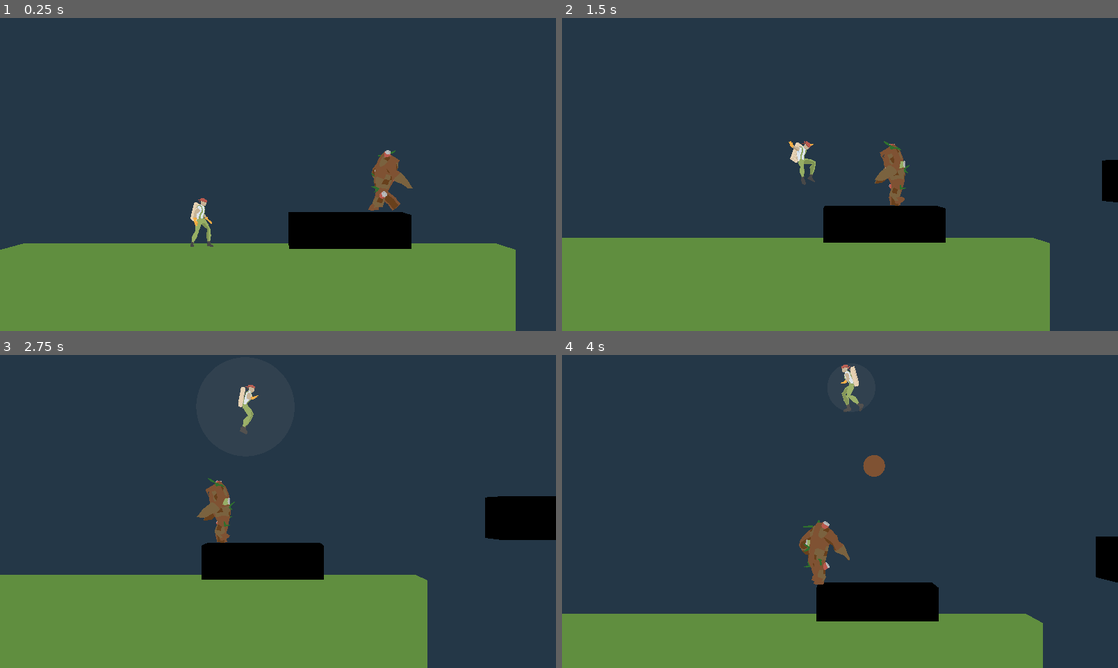
Above: before the commit, frames 1-4 (two rows, left to right).
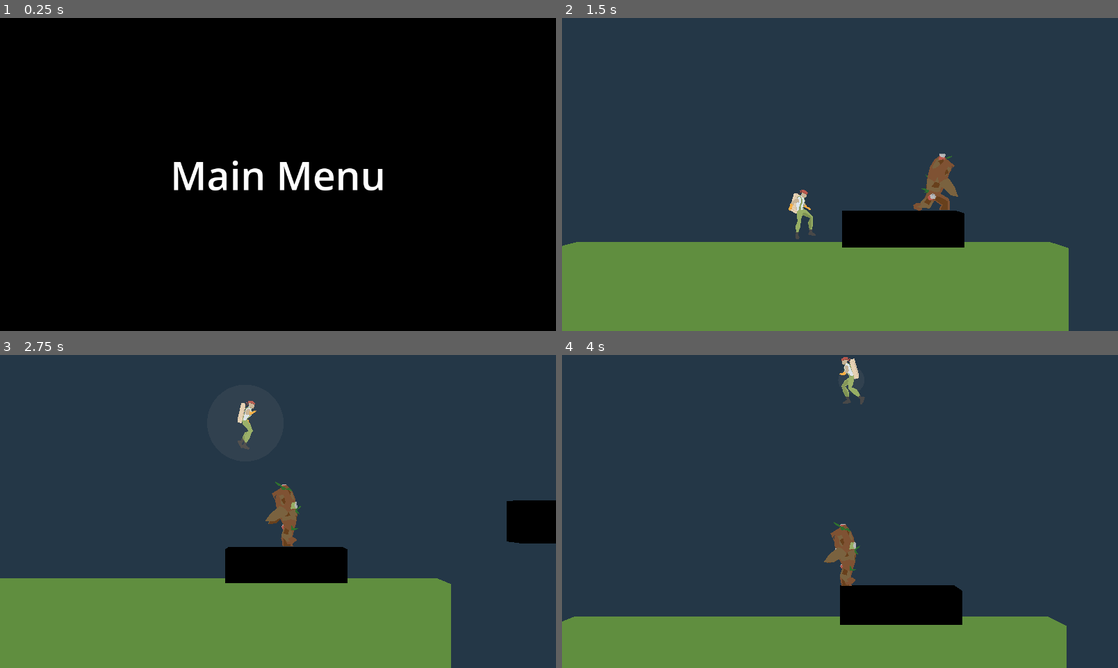
Above: after the commit, the same moments.

Repository: VLauren/BubbleJam
Game: Godot game, scene res://Scenes/main_menu.tscn
The game is run twice, just before and just after one commit, with the same random seed, the same clock (stepped at 60 frames per second) and the same inputs. Before the commit the project starts from res://Scenes/levels/level01.tscn.
Inputs (mouse positions are in pixels of both pictures, inside the frame that each line leads up to):
- Up to frame 1 (0.25 s): no input
- Up to frame 2 (1.5 s): tap Enter (ui_accept) at 0.5, 0.6, 0.77, 1.07 s; move the mouse to (962, 158) at 0.52 s; hold Right (ui_right) 0.53-1.28 s; click (962, 158) at 0.67 s; move the mouse to (728, 190) at 1.27 s; hold Down (ui_down) from 1.28 s (still down); tap F at 1.35 s
- Up to frame 3 (2.75 s): tap Enter (ui_accept) at 1.52, 1.55, 1.82, 2.1 s; move the mouse to (333, 442) at 2.02 s; release Down (ui_down) at 2.03 s; hold Right (ui_right) from 2.03 s (still down)
- Up to frame 4 (4 s): move the mouse to (812, 574) at 2.77 s; release Right (ui_right) at 2.78 s; hold Up (ui_up) 2.78-3.53 s; tap F at 2.85 s; click (812, 574) at 2.92 s; tap Enter (ui_accept) at 3.02, 3.05, 3.32, 3.6, 3.77 s; move the mouse to (1006, 558) at 3.52 s; hold Left (ui_left) from 3.53 s (still down)

The runs differ from the first frame. In frame 1, 97% of the frame differs, in the area x 0-100%, y 0-100%; in frame 2, 5.4%; in frame 3, 5.6%; in frame 4, 5.0%.

Commit message:
logica basica de fin de juego y menu principal

Diff:
--- /dev/null
+++ b/Scenes/end_scene.tscn
@@ -0,0 +1,31 @@
+[gd_scene load_steps=3 format=3 uid="uid://47wm23smu2lp"]
+
+[ext_resource type="Script" path="res://Scripts/end_scene.gd" id="1_cdyy1"]
+
+[sub_resource type="LabelSettings" id="LabelSettings_afx2v"]
+font_size = 91
+
+[node name="End" type="CanvasLayer"]
+script = ExtResource("1_cdyy1")
+
+[node name="ColorRect" type="ColorRect" parent="."]
+anchors_preset = 15
+anchor_right = 1.0
+anchor_bottom = 1.0
+grow_horizontal = 2
+grow_vertical = 2
+color = Color(0, 0, 0, 1)
+
+[node name="Label" type="Label" parent="."]
+anchors_preset = 14
+anchor_top = 0.5
+anchor_right = 1.0
+anchor_bottom = 0.5
+offset_top = -11.5
+offset_bottom = 11.5
+grow_horizontal = 2
+grow_vertical = 2
+text = "End
+"
+label_settings = SubResource("LabelSettings_afx2v")
+horizontal_alignment = 1
--- a/Scenes/levels/level03.tscn
+++ b/Scenes/levels/level03.tscn
@@ -8,7 +8,6 @@
 [ext_resource type="PackedScene" path="res://Meshes/Prefabs/pared_wtc.tscn" id="8_cboff"]
 [ext_resource type="PackedScene" uid="uid://dtutmtesa5ebd" path="res://Meshes/Escenario/Vigas.glb" id="8_ccrqg"]
 [ext_resource type="PackedScene" path="res://Meshes/Prefabs/edificio_1_wtc.tscn" id="8_judsh"]
-[ext_resource type="PackedScene" uid="uid://cnn1uu4cq4sae" path="res://Scenes/enemy.tscn" id="9_kmgxt"]
 
 [node name="Node3D" type="Node3D"]
 transform = Transform3D(0.993791, 0, 0, 0, 0.993791, 0, 0, 0, 0.993791, 0, 0, 0)
@@ -17,7 +16,8 @@
 transform = Transform3D(1, 0, 0, 0, 1, 0, 0, 0, 1, 2.75051, 2.53023, 40.3495)
 
 [node name="TriggerLevelEnd" parent="." instance=ExtResource("3_33rye")]
-transform = Transform3D(1, 0, 0, 0, 1, 0, 0, 0, 1, 6.05287, 36.8422, -1.28097)
+transform = Transform3D(1, 0, 0, 0, 1.40259, 0, 0, 0, 1.74863, 8.55993, -0.964353, -0.357685)
+level = "C:/Users/Laurentino/Documents/GitHub/BubbleJam/Scenes/end_scene.tscn"
 
 [node name="MainCharacter" parent="." instance=ExtResource("3_8wv54")]
 transform = Transform3D(1, 0, 0, 0, 1, 0, 0, 0, 1, 5.38418, -0.485103, -0.334252)
@@ -90,6 +90,3 @@
 
 [node name="Background" parent="." instance=ExtResource("8_0l1tj")]
 transform = Transform3D(0.630156, 0, 0, 0, 0.630156, 0, 0, 0, 0.630156, 11.048, -31.5675, -31.8676)
-
-[node name="Enemy" parent="." instance=ExtResource("9_kmgxt")]
-transform = Transform3D(1.00625, 0, 0, 0, 1.00625, 0, 0, 0, 1.00625, 15.2624, -0.222096, -0.943613)
--- /dev/null
+++ b/Scenes/main_menu.tscn
@@ -0,0 +1,30 @@
+[gd_scene load_steps=3 format=3 uid="uid://ls8n8orwfkqw"]
+
+[ext_resource type="Script" path="res://Scripts/main_menu.gd" id="1_ky4f1"]
+
+[sub_resource type="LabelSettings" id="LabelSettings_a3haa"]
+font_size = 91
+
+[node name="MainMenu" type="CanvasLayer"]
+script = ExtResource("1_ky4f1")
+
+[node name="ColorRect" type="ColorRect" parent="."]
+anchors_preset = 15
+anchor_right = 1.0
+anchor_bottom = 1.0
+grow_horizontal = 2
+grow_vertical = 2
+color = Color(0, 0, 0, 1)
+
+[node name="Label" type="Label" parent="."]
+anchors_preset = 14
+anchor_top = 0.5
+anchor_right = 1.0
+anchor_bottom = 0.5
+offset_top = -11.5
+offset_bottom = 11.5
+grow_horizontal = 2
+grow_vertical = 2
+text = "Main Menu"
+label_settings = SubResource("LabelSettings_a3haa")
+horizontal_alignment = 1
--- /dev/null
+++ b/Scripts/end_scene.gd
@@ -0,0 +1,13 @@
+extends CanvasLayer
+
+var startTime
+
+func _ready() -> void:
+	startTime = Time.get_ticks_msec()
+
+func _process(delta: float) -> void:
+	if(Time.get_ticks_msec() - startTime < 1000):
+		return
+
+	if(Input.is_anything_pressed()):
+		get_tree().change_scene_to_file("res://Scenes/main_menu.tscn")
--- /dev/null
+++ b/Scripts/main_menu.gd
@@ -0,0 +1,19 @@
+extends CanvasLayer
+
+var startTime
+
+func _ready() -> void:
+	startTime = Time.get_ticks_msec()
+
+func _process(delta: float) -> void:
+	if(Time.get_ticks_msec() - startTime < 1000):
+		return
+
+	# if(Input.is_action_just_pressed("ui_accept")):
+	# elif(Input.is_anything_pressed()):
+
+	if(Input.is_anything_pressed()):
+		get_tree().change_scene_to_file("res://Scenes/levels/level01.tscn")
+
+# func _unhandled_input(event: InputEvent) -> void:
+	# print(event)
--- a/Scripts/trigger_level_end.gd
+++ b/Scripts/trigger_level_end.gd
@@ -4,5 +4,7 @@
 
 func _on_body_entered(body: Node3D) -> void:
 	if body.is_in_group("player"):
-		# get_tree().change_scene_to_file("res://Scenes/level02.tscn")
-		get_tree().change_scene_to_file(level)
+		if(level.is_absolute_path()):
+			get_tree().change_scene_to_file(level)
+		else:
+			print(get_tree().change_scene_to_file("res://Scenes/end_scene.tsc"))
--- a/project.godot
+++ b/project.godot
@@ -11,7 +11,7 @@
 [application]
 
 config/name="BubbleJam"
-run/main_scene="res://Scenes/levels/level01.tscn"
+run/main_scene="res://Scenes/main_menu.tscn"
 config/features=PackedStringArray("4.3", "Forward Plus")
 config/icon="res://icon.svg"
 
Not shown: 1 places in Scenes/levels/level03.tscn that only renumber resources
Renamed: Scenes/levels/main.tscn -> Scenes/levels/old.tscn
